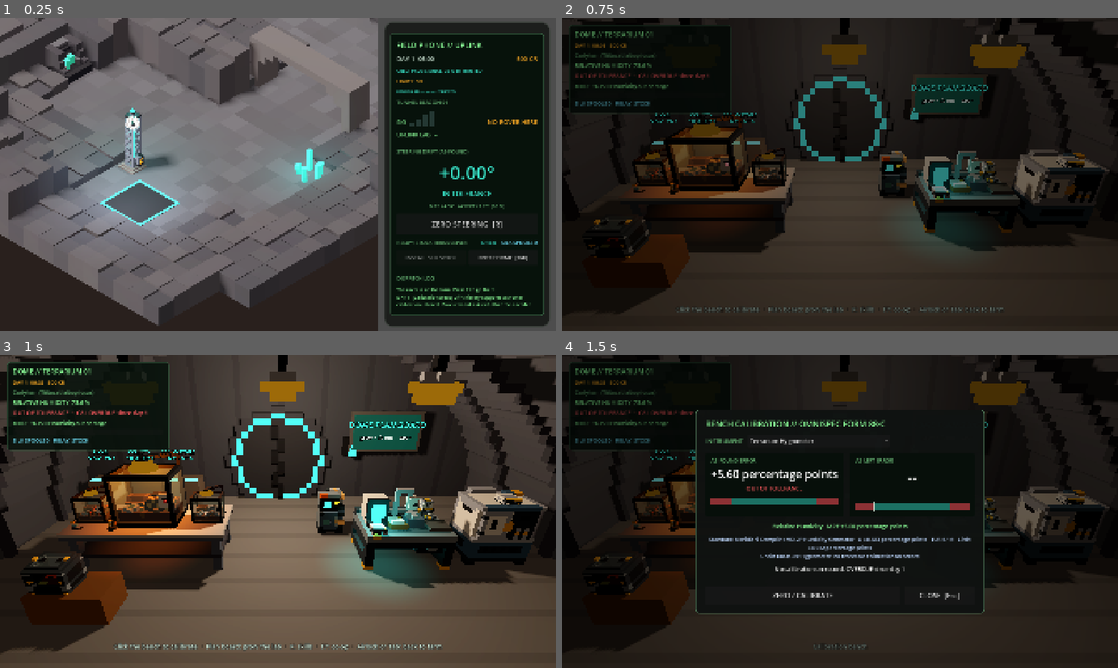
Above: before the commit, frames 1-4 (two rows, left to right).
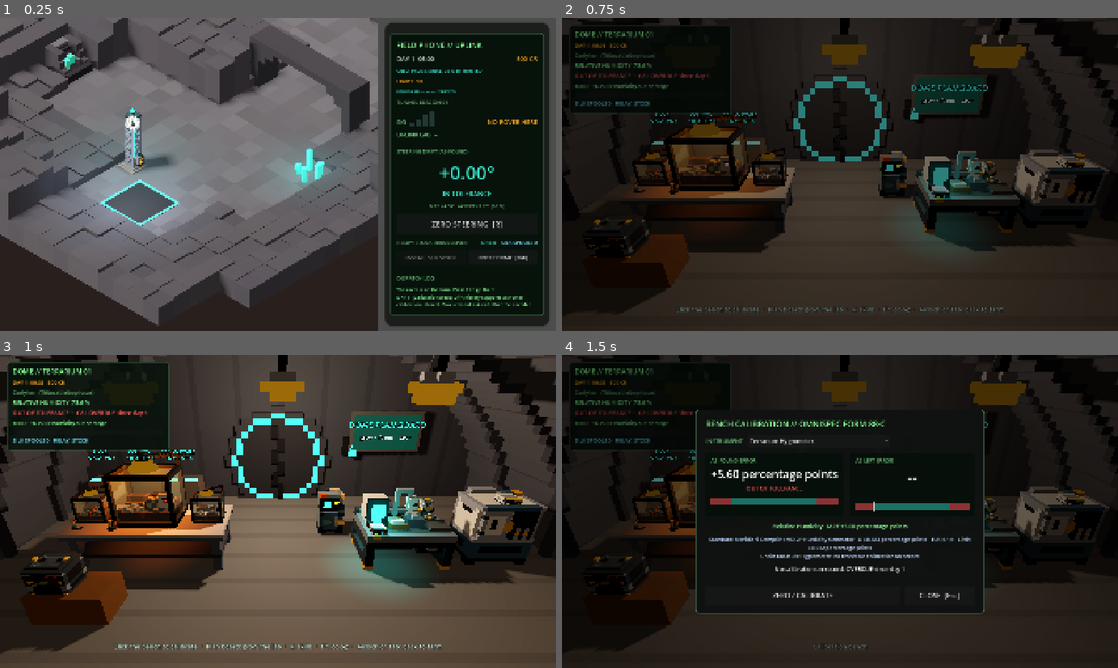
Above: after the commit, the same moments.

Repository: xlockeddown-glitch/out-of-spec
Game: Godot game, scene res://scenes/basalt_tunnels.tscn
The game is run twice, just before and just after one commit, with the same random seed, the same clock (stepped at 60 frames per second) and the same inputs. This scene is started directly instead of the project's main scene.
Inputs (mouse positions are in pixels of both pictures, inside the frame that each line leads up to):
- Up to frame 1 (0.25 s): no input
- Up to frame 2 (0.75 s): click "ENTER DOME [Tab]" at 0.5 s
- Up to frame 3 (1 s): no input
- Up to frame 4 (1.5 s): tap Enter at 1.25 s; move the mouse to (962, 495) at 1.27 s; hold D (rover_steer_right) from 1.28 s (still down); hold E (interact) from 1.28 s (still down); click (962, 495) at 1.42 s

The runs differ from the first frame. In frame 1, 2.9% of the frame differs, in the area x 44-67%, y 2-37%; in frame 2, nothing differs; in frame 3, nothing differs; in frame 4, nothing differs.

Commit message:
Arch review: darker pillars, separated tint ranges, clamped courses, stronger tests
Co-Authored-By: Claude Opus 5.5 <noreply@anthropic.com>

Diff:
--- a/scripts/world/stone_pieces_view.gd
+++ b/scripts/world/stone_pieces_view.gd
@@ -5,8 +5,8 @@
 
 const STONE := Color("#807a73")
 const STONE_DARK := Color("#6b665f")
-const BASALT := Color("#353c49")
-const BASALT_FLOOR := Color("#495261")
+const BASALT := TunnelRock.BASALT
+const BASALT_FLOOR := TunnelRock.BASALT_FLOOR
 ## How thick a pad's slabs are, and how high and wide a channel's
 ## lips are [PLACEHOLDER]. So are the wall's tiers and the slabs' lifts below.
 const SLAB_M: float = 0.16
--- a/scripts/world/tunnel_rock.gd
+++ b/scripts/world/tunnel_rock.gd
@@ -77,6 +77,11 @@
 
 const BASALT := Color("#353c49")  # lighter than the first #232832 [PLACEHOLDER]
 const BASALT_FLOOR := Color("#495261")
+## Tint ranges. Invariant (tested): arch stone < wall tints < floor tints in
+## luminance, so pillars and the floor never blend and walls stay under the floor.
+const FLOOR_DARKEN_MAX: float = 0.14
+const WALL_LIGHTEN_MAX: float = 0.03
+const ARCH_DARKEN: float = 0.15
 const TEAL := Color("#38e1c6")
 const AMBER := Color("#f5a623")
 
@@ -274,10 +279,10 @@
 						_add_hollow_blocks(part, half, rock, rock_colors)
 						continue
 					var top_m: float = 0.0
-					var color: Color = BASALT_FLOOR.darkened(pick * 0.14)
+					var color: Color = BASALT_FLOOR.darkened(pick * FLOOR_DARKEN_MAX)
 					if kind == "#":
 						top_m = 0.5 + 0.35 * pick if _hides_floor(cell) else 2.2 + 1.2 * pick
-						color = BASALT.lightened(pick * 0.07)
+						color = BASALT.lightened(pick * WALL_LIGHTEN_MAX)
 					rock.append(_block(part + Vector3.UP * (top_m - 1.0) * 0.5, Vector3(half, top_m + 1.0, half)))
 					rock_colors.append(color)
 	var stone := StandardMaterial3D.new()
@@ -298,7 +303,7 @@
 			var part: Vector3 = middle + Vector3(x - (count - 1) * 0.5, 0.0, z - (count - 1) * 0.5) * POOL_BLOCK_M
 			var top_m: float = drawn_ground_m(Vector2(part.x, part.z))
 			blocks.append(_block(part + Vector3.UP * (top_m - 1.2) * 0.5, Vector3(POOL_BLOCK_M, top_m + 1.2, POOL_BLOCK_M)))
-			colors.append(BASALT_FLOOR.darkened(_hash(roundi(part.x * 4.0), roundi(part.z * 4.0)) * 0.14 - top_m * 0.5))
+			colors.append(BASALT_FLOOR.darkened(_hash(roundi(part.x * 4.0), roundi(part.z * 4.0)) * FLOOR_DARKEN_MAX - top_m * 0.5))
 
 
 func _block(middle: Vector3, size: Vector3) -> Transform3D:
@@ -322,6 +327,12 @@
 	add_child(node)
 
 
+## How far a stepped course reaches in from its end, never past the middle of
+## the span, so a short arch's two courses cannot overlap.
+static func course_reach_m(course: int, width_m: float) -> float:
+	return minf(PILLAR_M + ARCH_STEP_M * (course + 1), (width_m + PILLAR_M) * 0.5)
+
+
 ## An arch over a run of floor cells that starts at `cell`.
 func _build_arch(cell: Vector2i, along: Vector2i) -> void:
 	var run: int = 1
@@ -334,7 +345,7 @@
 	_add_body("Arch", LAYER_OCCLUDER, middle + Vector3.UP * (ARCH_SIGNAL_M + ROCK_M) * 0.5,
 		step * width_m + across * 2.0 + Vector3.UP * (ROCK_M - ARCH_SIGNAL_M))
 	var stone := StandardMaterial3D.new()
-	stone.albedo_color = BASALT.lightened(0.12)
+	stone.albedo_color = BASALT.darkened(ARCH_DARKEN)
 	stone.roughness = 1.0
 	for side: float in [-1.0, 1.0]:
 		var size: Vector3 = step * PILLAR_M + across * 2.0 + Vector3.UP * ARCH_LOW_M
@@ -349,7 +360,7 @@
 	# is solid below ARCH_LOW_M, where the rover and walkers pass.
 	var course_m: float = (ARCH_HIGH_M - ARCH_LOW_M) / (ARCH_COURSES + 1.0)
 	for course: int in ARCH_COURSES:
-		var reach_m: float = PILLAR_M + ARCH_STEP_M * (course + 1)
+		var reach_m: float = course_reach_m(course, width_m)
 		var base_m: float = ARCH_LOW_M + course_m * course
 		for side: float in [-1.0, 1.0]:
 			var edge_m: float = width_m * 0.5 + PILLAR_M * 0.5
--- a/tests/test_tunnels.gd
+++ b/tests/test_tunnels.gd
@@ -452,10 +452,38 @@
 
 func test_basalt_is_lighter_than_the_first_dark_one() -> String:
 	var old := Color("#232832")
-	if TunnelRock.BASALT.get_luminance() < old.get_luminance() + 0.03:
+	var wall_min: float = TunnelRock.BASALT.get_luminance()
+	var wall_max: float = TunnelRock.BASALT.lightened(TunnelRock.WALL_LIGHTEN_MAX).get_luminance()
+	var floor_min: float = TunnelRock.BASALT_FLOOR.darkened(TunnelRock.FLOOR_DARKEN_MAX).get_luminance()
+	var floor_max: float = TunnelRock.BASALT_FLOOR.get_luminance()
+	var arch: float = TunnelRock.BASALT.darkened(TunnelRock.ARCH_DARKEN).get_luminance()
+	if arch < old.get_luminance() + 0.005:
+		return "The arch stone must still be lighter than #232832"
+	if wall_min < old.get_luminance() + 0.03:
 		return "The basalt must be lighter than #232832"
-	if TunnelRock.BASALT.get_luminance() >= TunnelRock.BASALT_FLOOR.get_luminance():
-		return "The walls must stay darker than the floor"
+	if wall_max >= floor_min:
+		return "The tinted walls (%f) must stay under the tinted floor (%f)" % [wall_max, floor_min]
+	if arch > wall_min - 0.005 or arch > floor_min - 0.01:
+		return "The pillars and arch stone must be clearly darker than the walls and floor"
+	if floor_max <= floor_min:
+		return "The floor has a tint range"
+	if StonePiecesView.BASALT != TunnelRock.BASALT or StonePiecesView.BASALT_FLOOR != TunnelRock.BASALT_FLOOR:
+		return "Stone pieces must use the tunnel's basalt"
+	return ""
+
+
+## A 1-cell arch is the narrowest: its two sides' courses must not overlap.
+func test_a_one_cell_arch_has_no_overlapping_courses() -> String:
+	var width_m: float = TunnelRock.CELL_M
+	for course: int in TunnelRock.ARCH_COURSES:
+		var reach_m: float = TunnelRock.course_reach_m(course, width_m)
+		# Each side spans reach_m in from its end of the (width + pillar) span.
+		if reach_m * 2.0 > width_m + TunnelRock.PILLAR_M + 0.0001:
+			return "Course %d reaches %f from both ends of a %f m span" % [course, reach_m, width_m + TunnelRock.PILLAR_M]
+		if reach_m <= 0.0:
+			return "Course %d has no reach" % course
+	if TunnelRock.course_reach_m(0, 20.0) != TunnelRock.PILLAR_M + TunnelRock.ARCH_STEP_M:
+		return "A wide arch keeps its full steps"
 	return ""
 
 
@@ -464,11 +492,13 @@
 func test_a_walker_fits_through_every_arch_opening() -> String:
 	var rock: TunnelRock = _rock()
 	var problem: String = ""
+	var arches: int = 0
 	for y: int in TunnelRock.MAP.size():
 		for x: int in TunnelRock.MAP[y].length():
 			var kind: String = TunnelRock.tile(Vector2i(x, y))
 			if not kind in "AB":
 				continue
+			arches += 1
 			var along: Vector3 = Vector3.RIGHT if kind == "A" else Vector3.BACK
 			# Meters along the arch from a floor cell's middle; a pillar's inner face is
 			# 1.1 m from the middle of an end cell.
@@ -484,5 +514,33 @@
 						var box := (node.get_child(0) as CollisionShape3D).shape as BoxShape3D
 						if box != null and AABB((node as StaticBody3D).position - box.size * 0.5, box.size).intersects(walker):
 							problem = "%s is in a walker's way at %s" % [node.name, feet]
+	var courses: int = 0
+	var pillar_meshes: int = 0
+	var pillar_boxes: int = 0
+	for node: Node in rock.get_children():
+		if node is MeshInstance3D and (node as MeshInstance3D).mesh is BoxMesh:
+			var drawn := node as MeshInstance3D
+			var size: Vector3 = (drawn.mesh as BoxMesh).size
+			if drawn.material_override == null and (drawn.mesh as BoxMesh).material is BaseMaterial3D 					and ((drawn.mesh as BoxMesh).material as BaseMaterial3D).transparency != BaseMaterial3D.TRANSPARENCY_DISABLED:
+				courses += 1
+				if drawn.position.y - size.y * 0.5 < TunnelRock.ARCH_LOW_M - 0.0001:
+					problem = "A lintel or course at %s dips under %f m" % [drawn.position, TunnelRock.ARCH_LOW_M]
+			else:
+				pillar_meshes += 1
+		elif node is StaticBody3D and node.name.begins_with("Pillar"):
+			pillar_boxes += 1
+			var box := (node.get_child(0) as CollisionShape3D).shape as BoxShape3D
+			var matched: bool = false
+			for other: Node in rock.get_children():
+				if other is MeshInstance3D and (other as MeshInstance3D).mesh is BoxMesh:
+					var drawn := other as MeshInstance3D
+					if drawn.position.is_equal_approx((node as StaticBody3D).position) and (drawn.mesh as BoxMesh).size.is_equal_approx(box.size):
+						matched = true
+			if not matched:
+				problem = "A pillar's collision box at %s is not its drawn box" % (node as StaticBody3D).position
+	if arches == 0:
+		problem = "No arch found to check"
+	elif courses == 0 or pillar_boxes == 0 or pillar_meshes < pillar_boxes:
+		problem = "Arch pieces missing: %d courses, %d pillars, %d drawn" % [courses, pillar_boxes, pillar_meshes]
 	rock.free()
 	return problem
